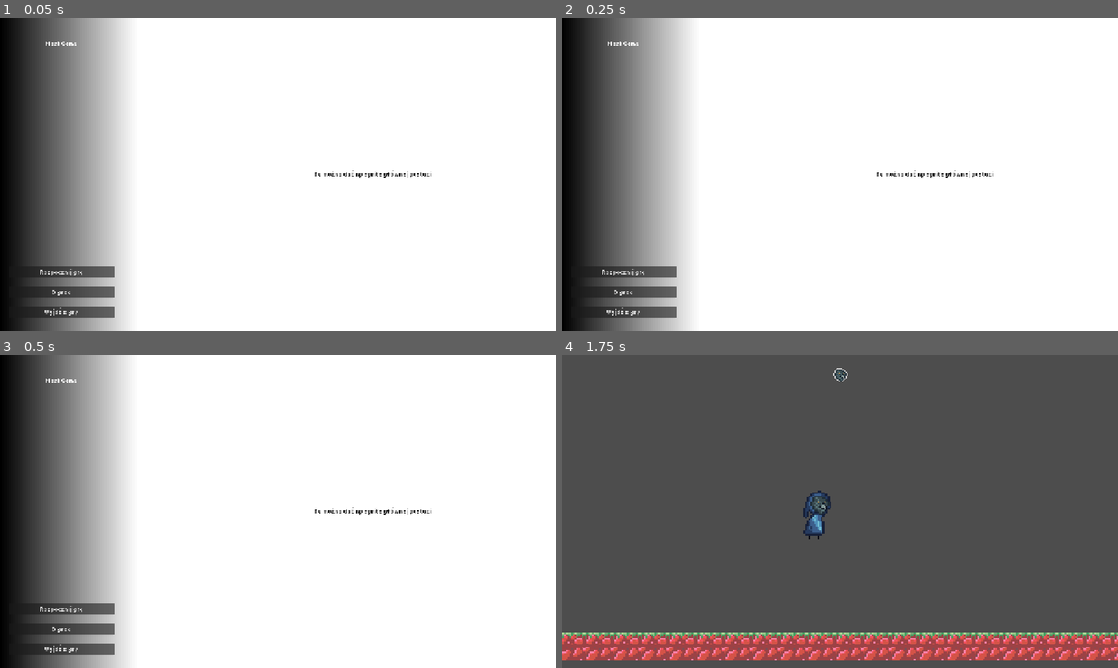
Above: before the commit, frames 1-4 (two rows, left to right).
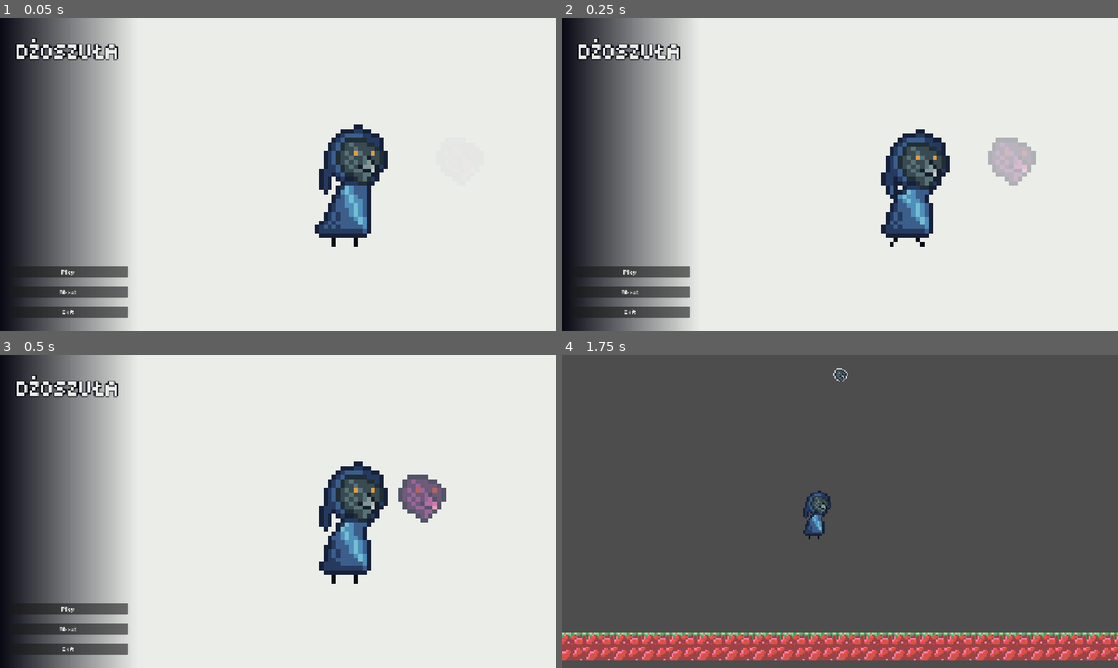
Above: after the commit, the same moments.

Repository: Viikuu/MaskGame
Game: Godot game, scene res://scenes/ui/main_menu.tscn
Same seed, same stepped clock (60 frames per second), same inputs: the game is played once before the commit and once after it. This scene is started directly instead of the project's main scene. The engine's default icon, where the game draws it, is replaced by a stand-in: a white triangle on a blue panel in a dark square.
Inputs:
- Up to frame 1 (0.05 s): no input
- Up to frame 2 (0.25 s): no input
- Up to frame 3 (0.5 s): no input
- Up to frame 4 (1.75 s): click "Rozpocznij grę" (after the commit: "Play") at 0.5 s; tap Enter (interact) at 1.25, 1.35 s; hold Right (move_right) from 1.28 s (still down); tap Space (jump) at 1.52 s

The runs differ from the first frame. In frame 1, 5.5% of the frame differs, in the area x 3-87%, y 6-96%; in frame 2, 5.3%; in frame 3, 5.4%; in frame 4, nothing differs.

Commit message:
Add animation and several tweaks to MainMenu

Diff:
--- a/scenes/ui/main_menu.tscn
+++ b/scenes/ui/main_menu.tscn
@@ -1,13 +1,139 @@
-[gd_scene load_steps=5 format=3 uid="uid://dmwcrwdr54vhi"]
+[gd_scene load_steps=16 format=3 uid="uid://dmwcrwdr54vhi"]
 
 [ext_resource type="Script" uid="uid://by25b1i8wnuak" path="res://scripts/ui/main_menu.gd" id="1_sl1te"]
+[ext_resource type="Texture2D" uid="uid://cxl3hhsrcpw5v" path="res://art_me/Character/Dżoszuła_Walk_Teraz.png" id="2_1g8jr"]
 [ext_resource type="PackedScene" uid="uid://bmjhjuoygqt1l" path="res://scenes/ui/message_window.tscn" id="2_fe2o3"]
+[ext_resource type="Texture2D" uid="uid://c3ecdn8dlo0tn" path="res://art_me/Maska_Przyszłości.png" id="2_x2yvf"]
+[ext_resource type="Texture2D" uid="uid://d33ngorjcga4e" path="res://art_me/Maska_Przsszłości.png" id="3_uhagc"]
 
 [sub_resource type="Gradient" id="Gradient_gl0q7"]
 offsets = PackedFloat32Array(0, 0.24666667)
+colors = PackedColorArray(0.03529412, 0.039215688, 0.078431375, 1, 0.92156863, 0.92941177, 0.9137255, 1)
 
 [sub_resource type="GradientTexture1D" id="GradientTexture1D_t7e0r"]
 gradient = SubResource("Gradient_gl0q7")
+
+[sub_resource type="Animation" id="Animation_m1kxf"]
+resource_name = "intro"
+length = 4.0
+loop_mode = 1
+tracks/0/type = "value"
+tracks/0/imported = false
+tracks/0/enabled = true
+tracks/0/path = NodePath("AnimationPlayer/Sprite2D:texture")
+tracks/0/interp = 1
+tracks/0/loop_wrap = true
+tracks/0/keys = {
+"times": PackedFloat32Array(0, 2),
+"transitions": PackedFloat32Array(1, 1),
+"update": 1,
+"values": [ExtResource("2_x2yvf"), ExtResource("3_uhagc")]
+}
+tracks/1/type = "value"
+tracks/1/imported = false
+tracks/1/enabled = true
+tracks/1/path = NodePath("AnimationPlayer/Sprite2D:position")
+tracks/1/interp = 2
+tracks/1/loop_wrap = false
+tracks/1/keys = {
+"times": PackedFloat32Array(0, 0.9, 1.4, 2, 2.9, 3.4),
+"transitions": PackedFloat32Array(1, 1, 1, 1, 1, 1),
+"update": 0,
+"values": [Vector2(1054, 326.00003), Vector2(824, 326.00003), Vector2(600, 326), Vector2(1054, 326.00003), Vector2(824, 326.00003), Vector2(600, 326)]
+}
+tracks/2/type = "value"
+tracks/2/imported = false
+tracks/2/enabled = true
+tracks/2/path = NodePath("AnimationPlayer/Sprite2D:modulate")
+tracks/2/interp = 2
+tracks/2/loop_wrap = true
+tracks/2/keys = {
+"times": PackedFloat32Array(0, 0.9, 1.4, 2, 2.9, 3.4),
+"transitions": PackedFloat32Array(1, 1, 1, 1, 1, 1),
+"update": 0,
+"values": [Color(1, 1, 1, 0), Color(1, 1, 1, 1), Color(1, 1, 1, 0), Color(1, 1, 1, 0), Color(1, 1, 1, 1), Color(1, 1, 1, 0)]
+}
+
+[sub_resource type="Animation" id="Animation_x2yvf"]
+length = 0.001
+tracks/0/type = "value"
+tracks/0/imported = false
+tracks/0/enabled = true
+tracks/0/path = NodePath("AnimationPlayer/Sprite2D:texture")
+tracks/0/interp = 1
+tracks/0/loop_wrap = true
+tracks/0/keys = {
+"times": PackedFloat32Array(0),
+"transitions": PackedFloat32Array(1),
+"update": 1,
+"values": [null]
+}
+tracks/1/type = "value"
+tracks/1/imported = false
+tracks/1/enabled = true
+tracks/1/path = NodePath("AnimationPlayer/Sprite2D:position")
+tracks/1/interp = 1
+tracks/1/loop_wrap = true
+tracks/1/keys = {
+"times": PackedFloat32Array(0),
+"transitions": PackedFloat32Array(1),
+"update": 0,
+"values": [Vector2(824, 326.00003)]
+}
+tracks/2/type = "value"
+tracks/2/imported = false
+tracks/2/enabled = true
+tracks/2/path = NodePath("AnimationPlayer/Sprite2D:modulate")
+tracks/2/interp = 1
+tracks/2/loop_wrap = true
+tracks/2/keys = {
+"times": PackedFloat32Array(0),
+"transitions": PackedFloat32Array(1),
+"update": 0,
+"values": [Color(1, 1, 1, 0)]
+}
+
+[sub_resource type="AnimationLibrary" id="AnimationLibrary_uhagc"]
+_data = {
+&"RESET": SubResource("Animation_x2yvf"),
+&"intro": SubResource("Animation_m1kxf")
+}
+
+[sub_resource type="AtlasTexture" id="AtlasTexture_btxxm"]
+atlas = ExtResource("2_1g8jr")
+region = Rect2(0, 0, 32, 32)
+
+[sub_resource type="AtlasTexture" id="AtlasTexture_wb0q5"]
+atlas = ExtResource("2_1g8jr")
+region = Rect2(32, 0, 32, 32)
+
+[sub_resource type="AtlasTexture" id="AtlasTexture_q85j6"]
+atlas = ExtResource("2_1g8jr")
+region = Rect2(64, 0, 32, 32)
+
+[sub_resource type="AtlasTexture" id="AtlasTexture_8g5eo"]
+atlas = ExtResource("2_1g8jr")
+region = Rect2(96, 0, 32, 32)
+
+[sub_resource type="SpriteFrames" id="SpriteFrames_7suek"]
+animations = [{
+"frames": [{
+"duration": 1.0,
+"texture": SubResource("AtlasTexture_btxxm")
+}, {
+"duration": 1.0,
+"texture": SubResource("AtlasTexture_wb0q5")
+}, {
+"duration": 1.0,
+"texture": SubResource("AtlasTexture_q85j6")
+}, {
+"duration": 1.0,
+"texture": SubResource("AtlasTexture_8g5eo")
+}],
+"loop": true,
+"name": &"default",
+"speed": 5.0
+}]
 
 [node name="MainMenu" type="Control" node_paths=PackedStringArray("first_button")]
 layout_mode = 3
@@ -33,7 +159,7 @@
 layout_mode = 1
 anchors_preset = 9
 anchor_bottom = 1.0
-offset_right = 284.0
+offset_right = 315.0
 grow_vertical = 2
 theme_override_constants/margin_top = 50
 theme_override_constants/margin_bottom = 30
@@ -41,7 +167,11 @@
 [node name="GameTitle" type="Label" parent="LeftContainer"]
 layout_mode = 2
 size_flags_vertical = 2
-text = "MaskGame"
+theme_override_colors/font_color = Color(0.92156863, 0.92941177, 0.9137255, 1)
+theme_override_colors/font_outline_color = Color(0.03529412, 0.039215688, 0.078431375, 1)
+theme_override_constants/outline_size = 11
+theme_override_font_sizes/font_size = 50
+text = "DŻOSZUŁA"
 horizontal_alignment = 1
 
 [node name="ButtonContainer" type="MarginContainer" parent="LeftContainer"]
@@ -57,15 +187,15 @@
 
 [node name="StartGame" type="Button" parent="LeftContainer/ButtonContainer/VBoxContainer"]
 layout_mode = 2
-text = "Rozpocznij grę"
+text = "Play"
 
 [node name="About" type="Button" parent="LeftContainer/ButtonContainer/VBoxContainer"]
 layout_mode = 2
-text = "O grze"
+text = "About"
 
 [node name="Quit" type="Button" parent="LeftContainer/ButtonContainer/VBoxContainer"]
 layout_mode = 2
-text = "Wyjdź z gry"
+text = "Exit"
 
 [node name="RightContainer" type="MarginContainer" parent="."]
 layout_mode = 1
@@ -77,12 +207,22 @@
 grow_horizontal = 0
 grow_vertical = 2
 
-[node name="Placeholder" type="Label" parent="RightContainer"]
-layout_mode = 2
-size_flags_horizontal = 4
-theme_override_colors/font_color = Color(0, 0, 0, 1)
-text = "Tu można dać np sprite głównej postaci"
-horizontal_alignment = 1
+[node name="AnimationPlayer" type="AnimationPlayer" parent="RightContainer"]
+libraries = {
+&"": SubResource("AnimationLibrary_uhagc")
+}
+autoplay = "intro"
+
+[node name="AnimatedSprite2D" type="AnimatedSprite2D" parent="RightContainer/AnimationPlayer"]
+position = Vector2(794, 366)
+scale = Vector2(10, 10)
+sprite_frames = SubResource("SpriteFrames_7suek")
+autoplay = "default"
+
+[node name="Sprite2D" type="Sprite2D" parent="RightContainer/AnimationPlayer"]
+modulate = Color(1, 1, 1, 0)
+position = Vector2(824, 326.00003)
+scale = Vector2(10, 10)
 
 [node name="AboutWindow" parent="." instance=ExtResource("2_fe2o3")]
 visible = false
